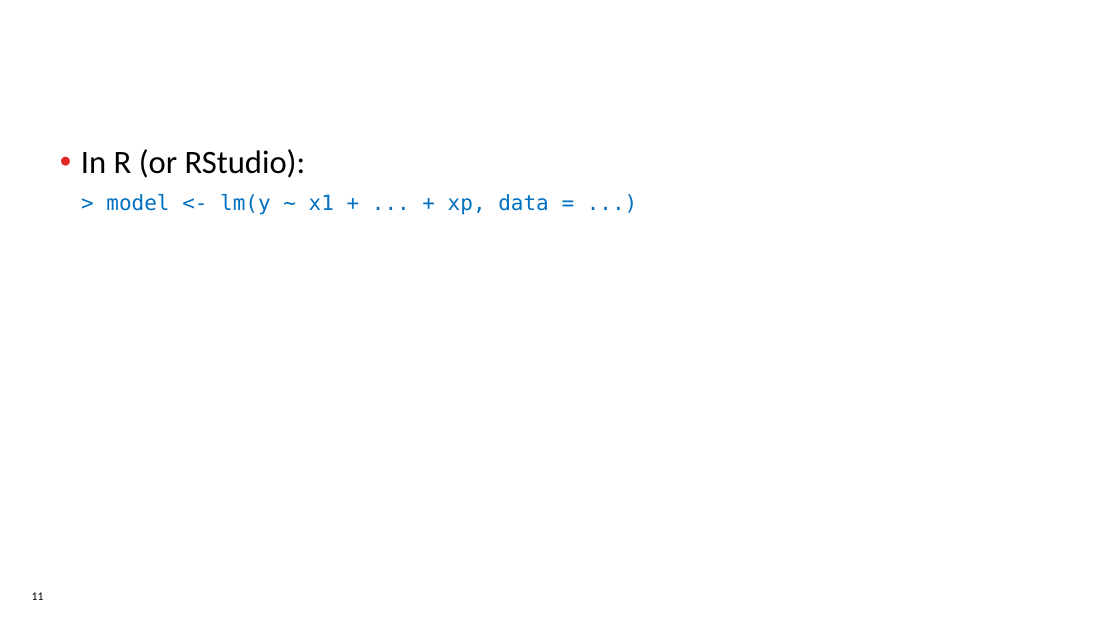
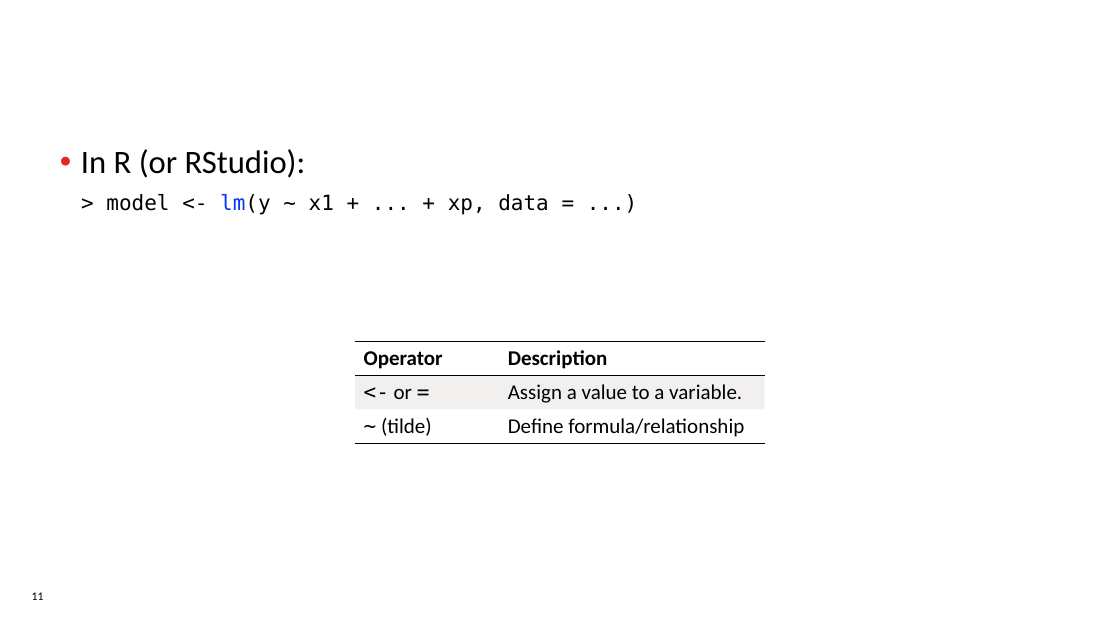
Before and after one commit to dserrington/UCalgary-MDSA-Internship, a slide deck: slide 11 of DRAFT - Research Capstone Project v1.pptx. Drawn at 1120x630 pixels with LibreOffice and Linux fonts; fonts in the diff are those of the drawing; background and template pictures are left out. Boxes give left, top, right and bottom in pixels: in the first picture for what was removed or moved away, otherwise in the second. Text is boxed around its words. In the diff, an @@ line names an element or a change of style, - is before the commit and + after.

```diff
--- a/DRAFT - Research Capstone Project v1.pptx
+++ b/DRAFT - Research Capstone Project v1.pptx
@@ text at <box>106,194,549,215</box>: text colour #0070C0 to #000000 in "> model <- lm(y ~ x1 + ..."; text colour #0070C0 to #0432FF in "lm(y" @@
@@ table added at <box>355,341,765,444</box>, 3 rows, 2 columns @@
+Operator | Description
+<- or = | Assign a value to a variable.
+~ (tilde) | Define formula/relationship
```
Also in this commit, not shown: 1 other file.
